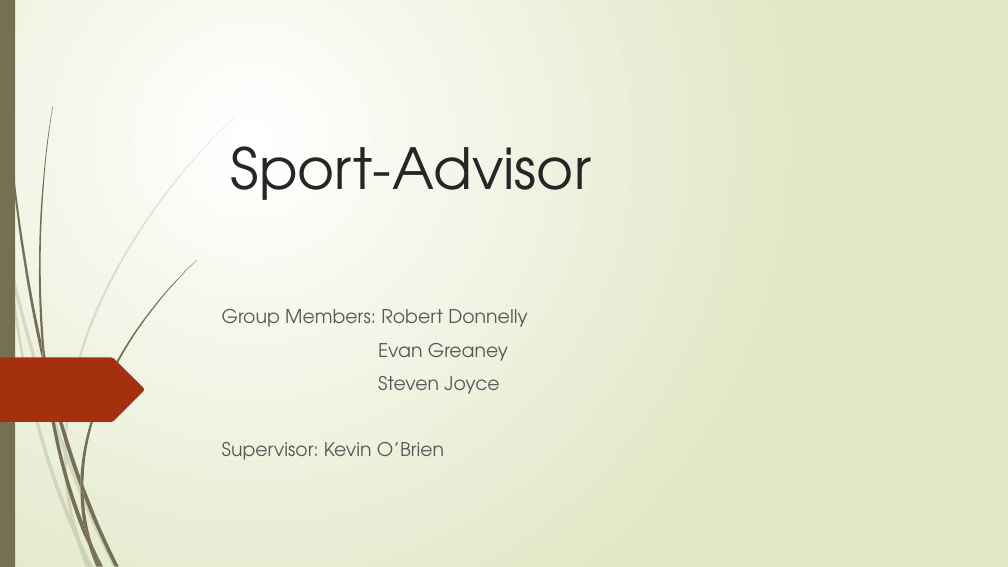
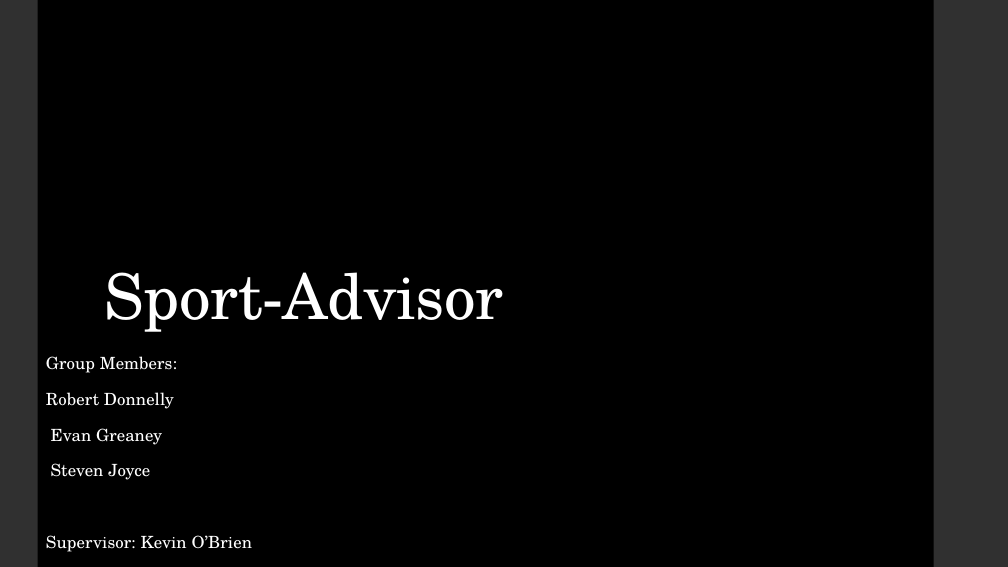
Before and after one commit to stevenJoyce/4thYearGroupProject, a slide deck: slide 1 of SportAdvisor.pptx. Drawn at 1008x567 pixels with LibreOffice and Linux fonts; fonts in the diff are those of the drawing. Boxes give left, top, right and bottom in pixels: in the first picture for what was removed or moved away, otherwise in the second. Text is boxed around its words. In the diff, an @@ line names an element or a change of style, - is before the commit and + after.

```diff
--- a/SportAdvisor.pptx
+++ b/SportAdvisor.pptx
@@ background gradient #FFFFFF to #DFE8C4 to #000000 @@
@@ rectangle: place and size @@
-rectangle at [0,0,15,567]
+rectangle at [0,0,38,567]
@@ rectangle at [0,0,38,567]: fill #766F54 to #303030 @@
@@ rectangle added at [934,0,1008,567], fill #303030 @@
@@ title "Sport-Advisor": place and size @@
-title "Sport-Advisor" at [231,146,591,200]
+title "Sport-Advisor" at [105,272,504,332]
@@ title "Sport-Advisor" at [105,272,504,332]: size 54 to 60 pt, font TeX Gyre Adventor to TeX Gyre Schola, text colour #262626 to #FFFFFF, letter spacing 0 to -0.5 pt; line spacing 1 to 0.85 @@
@@ freeform shape removed at [0,358,144,422] @@
@@ subtitle "Group Members:": place and size @@
-subtitle "Group Members:" at [222,309,527,460]
+subtitle "Group Members:" at [46,356,252,552]
@@ subtitle at [46,356,177,409]: text changed; size 18 to 16 pt; font TeX Gyre Adventor to TeX Gyre Schola; text colour #595959 to #FFFFFF @@
-Group Members: Robert Donnelly
+Group Members:
+Robert Donnelly
@@ subtitle at [46,428,252,552]: size 18 to 16 pt, font TeX Gyre Adventor to TeX Gyre Schola, text colour #595959 to #FFFFFF, letter spacing 0 to 0.1 pt in "Evan Greaney", "Steven Joyce", "Supervisor: Kevin O’Brien"; line spacing 1 to 0.95; more space between paragraphs @@
@@ group removed at [0,116,236,567]: 10 freeform shapes @@
@@ group removed at [2,0,197,567]: 12 freeform shapes @@
```
Also in this commit, not shown: 3 other slides changed, 2 slides added, 5 slides removed.
